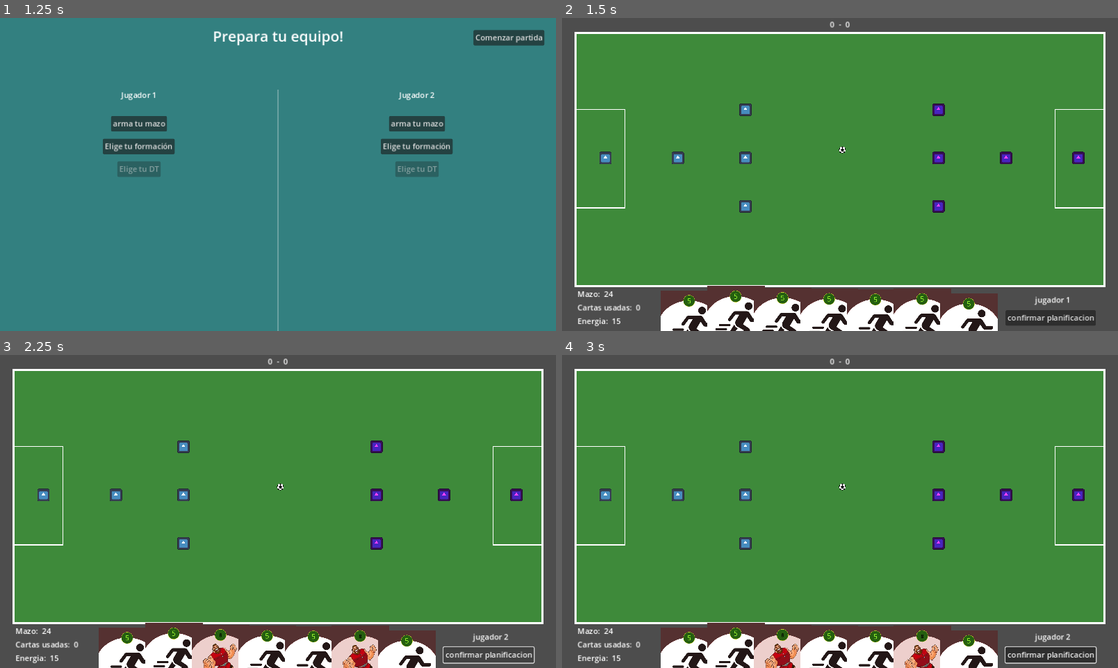
Above: before the commit, frames 1-4 (two rows, left to right).
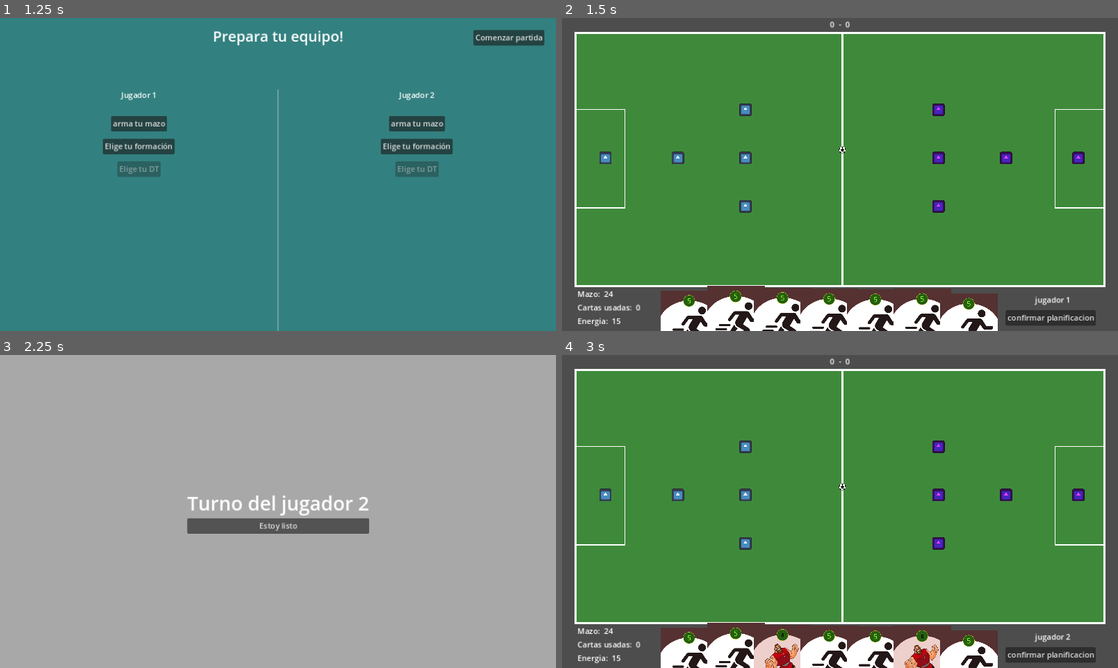
Above: after the commit, the same moments.

Repository: CardozoCasariegoLuciano/IDV_Boss_2024_S2
Game: Godot game, scene res://Views/main_menu/main_menu.tscn
Two runs of this game, one before a commit and one after it. Both use one fixed random seed, a clock stepped at 60 frames per second and the inputs below. The engine's default icon, where the game draws it, is replaced by a stand-in: a white triangle on a blue panel in a dark square.
Inputs (mouse positions are in pixels of both pictures, inside the frame that each line leads up to):
- Up to frame 1 (1.25 s): click "Nuevo juego" at 0.5 s
- Up to frame 2 (1.5 s): click "Comenzar partida" at 1.25 s
- Up to frame 3 (2.25 s): click "confirmar planificacion" at 2 s
- Up to frame 4 (3 s): click (840, 527) at 2.75 s, where only the run after the commit has a clickable "Estoy listo"

Frame 1 is identical in both runs. In frame 2, 0.3% of the frame differs, in the area x 50-51%, y 5-86%; in frame 3, 100%, in the area x 0-100%, y 0-100%; in frame 4, 0.4%.

Commit message:
Se agrego pantalla entre turnos

Diff:
--- /dev/null
+++ b/Views/finished_turn/finished_turn.gd
@@ -0,0 +1,14 @@
+extends CanvasLayer
+
+@onready var next_turn: Label = $VBoxContainer/turn_label
+# Called when the node enters the scene tree for the first time.
+func _ready() -> void:
+	next_turn.text = "Turno del jugador " + str(Global.current_player_turn)
+
+# Called every frame. 'delta' is the elapsed time since the previous frame.
+func _process(delta: float) -> void:
+	pass
+
+
+func _on_next_player_button_pressed() -> void:
+	queue_free()
--- /dev/null
+++ b/Views/finished_turn/finished_turn.tscn
@@ -0,0 +1,40 @@
+[gd_scene load_steps=2 format=3 uid="uid://bgjkj426c8na6"]
+
+[ext_resource type="Script" path="res://Views/finished_turn/finished_turn.gd" id="1_mmvgj"]
+
+[node name="FinishedTurn" type="CanvasLayer"]
+script = ExtResource("1_mmvgj")
+
+[node name="ColorRect" type="ColorRect" parent="."]
+anchors_preset = 15
+anchor_right = 1.0
+anchor_bottom = 1.0
+grow_horizontal = 2
+grow_vertical = 2
+color = Color(0.65834, 0.65834, 0.65834, 1)
+
+[node name="VBoxContainer" type="VBoxContainer" parent="."]
+anchors_preset = 8
+anchor_left = 0.5
+anchor_top = 0.5
+anchor_right = 0.5
+anchor_bottom = 0.5
+offset_left = -188.5
+offset_top = -45.0
+offset_right = 188.5
+offset_bottom = 45.0
+grow_horizontal = 2
+grow_vertical = 2
+
+[node name="turn_label" type="Label" parent="VBoxContainer"]
+layout_mode = 2
+theme_override_font_sizes/font_size = 40
+text = "Turno del jugador 1"
+horizontal_alignment = 1
+vertical_alignment = 1
+
+[node name="next_player_button" type="Button" parent="VBoxContainer"]
+layout_mode = 2
+text = "Estoy listo"
+
+[connection signal="pressed" from="VBoxContainer/next_player_button" to="." method="_on_next_player_button_pressed"]
--- a/globals/GLOBAL.gd
+++ b/globals/GLOBAL.gd
@@ -14,6 +14,8 @@
 
 var clean_timer: Timer
 var disaable_timer: Timer
+
+var finished_turn_scene = load("res://Views/finished_turn/finished_turn.tscn")
 
 func _ready() -> void:
 	init_clean_timer()
--- a/main/main.gd
+++ b/main/main.gd
@@ -21,10 +21,11 @@
 @export var croud_sound: AudioStreamOggVorbis
 @export var finished_turn_sound: AudioStream
 
+
 func _ready() -> void:
 	Deck.set_players_Decks()
 	_play_croud_sound()
-	start_game(false);
+	start_game(false)
 
 func generate_players():
 	for player in range(1,3):
@@ -66,6 +67,17 @@
 	Global.next_player_turn()
 	label_current_player.text = str(Global.current_player_turn)
 	next_player_turn()
+	if Global.current_player_turn == 2:
+		# Cargar la escena emergente
+		var popup_scene = preload("res://Views/finished_turn/finished_turn.tscn")
+		var popup_instance = popup_scene.instantiate()
+		add_child(popup_instance)
+	else:
+		await get_tree().create_timer(2.0).timeout
+		var popup_scene = preload("res://Views/finished_turn/finished_turn.tscn")
+		var popup_instance = popup_scene.instantiate()
+		add_child(popup_instance)
+
 
 func next_player_turn():
 	for card in cartas.get_children():
--- a/main/main.tscn
+++ b/main/main.tscn
@@ -137,6 +137,11 @@
 [node name="CollisionShape2D" type="CollisionShape2D" parent="cancha/lineTop/StaticBody2D"]
 position = Vector2(576.25, 545.75)
 shape = SubResource("RectangleShape2D_epenr")
+
+[node name="midLine" type="Line2D" parent="cancha"]
+position = Vector2(5, 1)
+points = PackedVector2Array(576, 31, 576, 98.7251, 576, 555)
+width = 5.0
 
 [node name="Jugadores" type="Node2D" parent="."]
 
